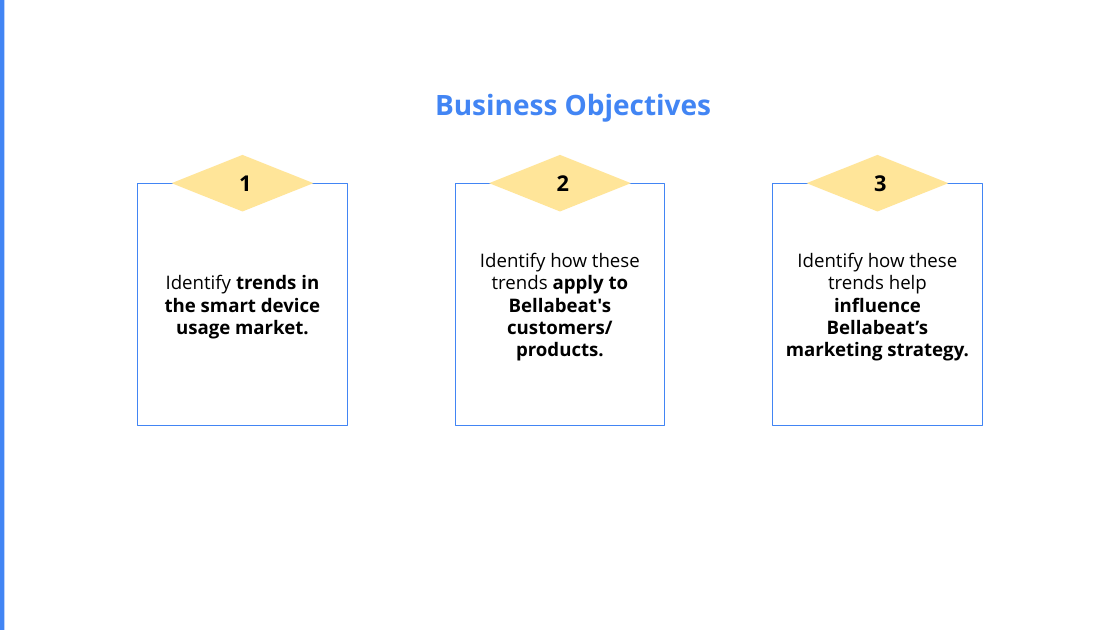
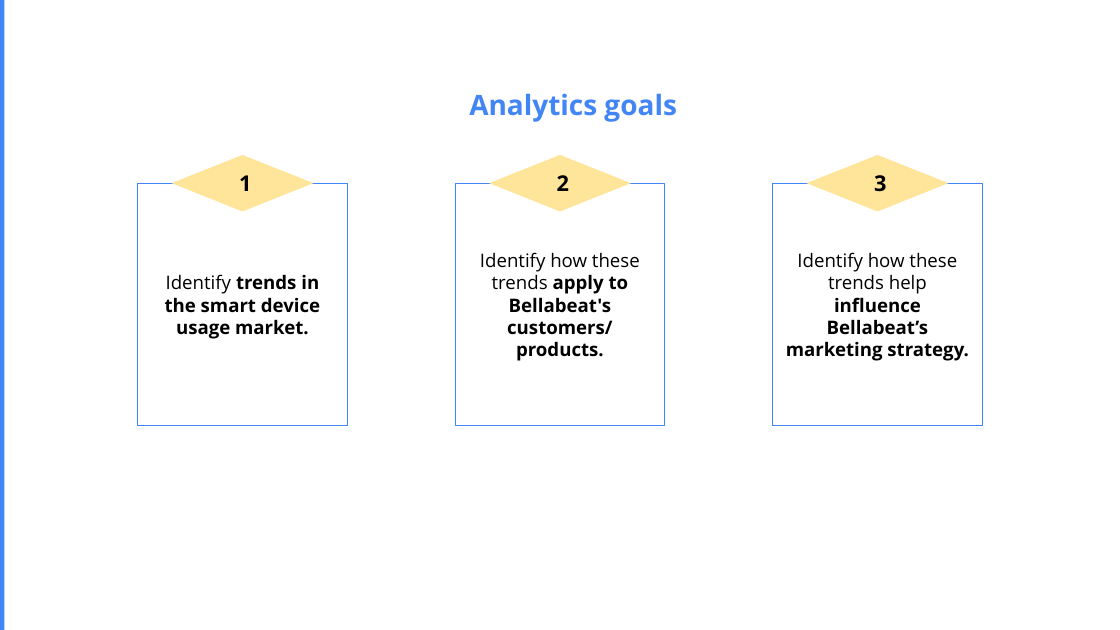
Before and after one commit to huyvuintech/gda-capstone-projects, a slide deck: slide 5 of Challenge2_GDACapstoneProject_Bellabeat_202209.pptx (slide 4 before the commit). Drawn at 1120x630 pixels with LibreOffice and Linux fonts; fonts in the diff are those of the drawing. Boxes give left, top, right and bottom in pixels: in the first picture for what was removed or moved away, otherwise in the second. Text is boxed around its words. In the diff, an @@ line names an element or a change of style, - is before the commit and + after.

```diff
--- a/Challenge2_GDACapstoneProject_Bellabeat_202209.pptx
+++ b/Challenge2_GDACapstoneProject_Bellabeat_202209.pptx
@@ text at [469,93,676,122]: text changed @@
-Business Objectives
+Analytics goals
```
Also in this commit, not shown: 2 other slides changed, 3 slides added, 2 slides removed.
